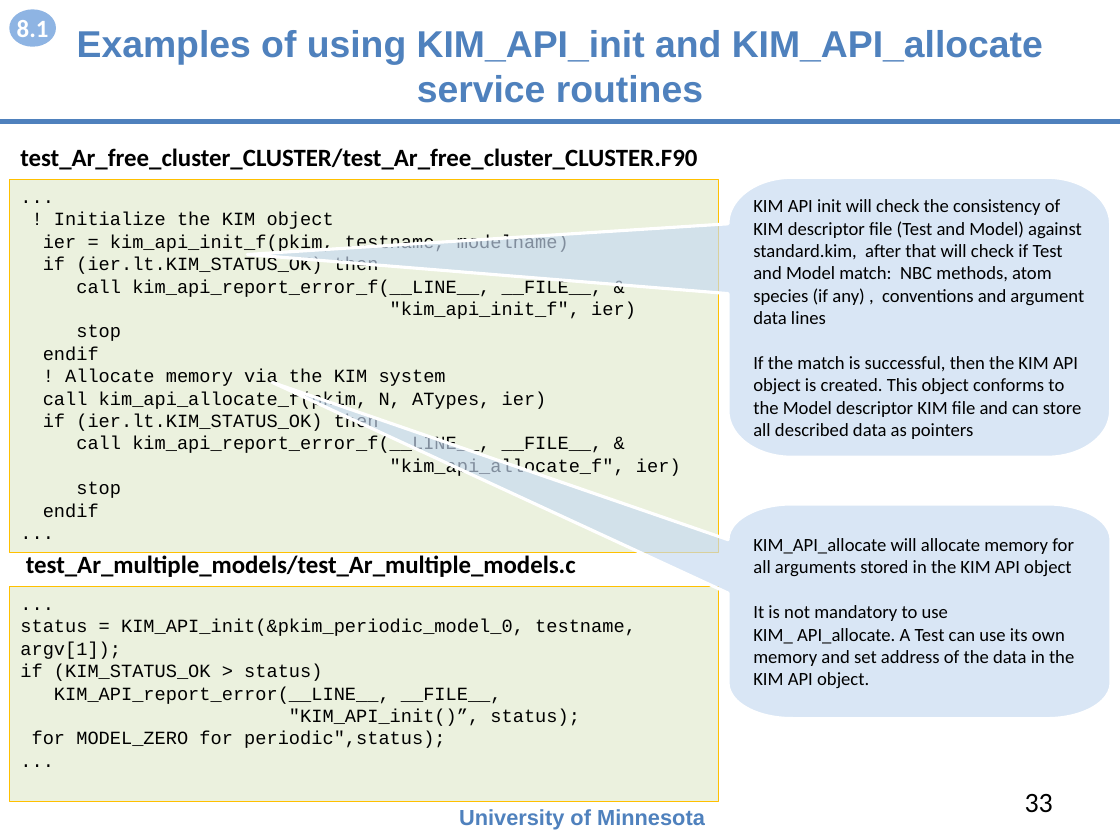
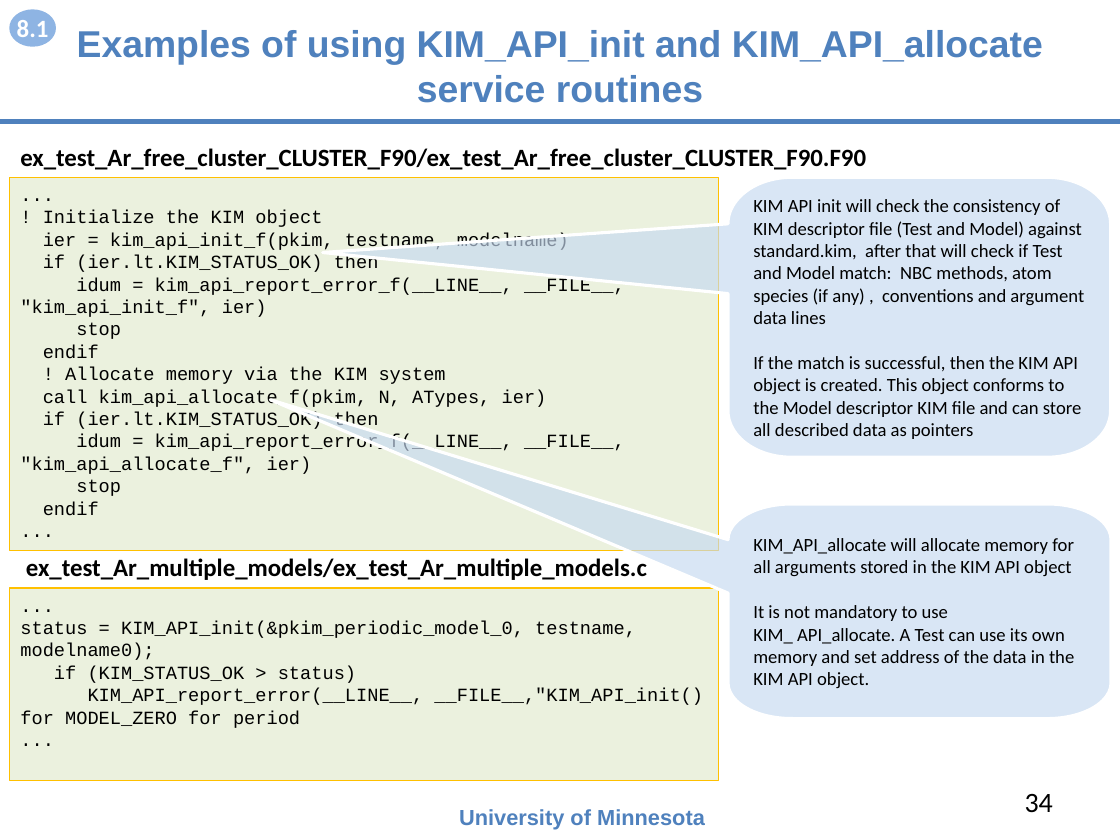
Before and after one commit to openkim/kim-api, a slide deck: slide 34 of DOCs/openkim-api-introduction.pptx (slide 33 before the commit). Drawn at 1120x840 pixels with LibreOffice and Linux fonts; fonts in the diff are those of the drawing. Boxes give left, top, right and bottom in pixels: in the first picture for what was removed or moved away, otherwise in the second. Text is boxed around its words. In the diff, an @@ line names an element or a change of style, - is before the commit and + after.

```diff
--- a/DOCs/openkim-api-introduction.pptx
+++ b/DOCs/openkim-api-introduction.pptx
@@ text at [20,148,866,170]: text changed @@
-test_Ar_free_cluster_CLUSTER/test_Ar_free_cluster_CLUSTER.F90
+ex_test_Ar_free_cluster_CLUSTER_F90/ex_test_Ar_free_cluster_CLUSTER_F90.F90
@@ text in rectangle at [20,278,625,317]: text changed @@
-call kim_api_report_error_f(__LINE__, __FILE__, &
-"kim_api_init_f", ier)
+idum = kim_api_report_error_f(__LINE__, __FILE__, "kim_api_init_f", ier)
@@ text in rectangle at [20,434,625,474]: text changed @@
-call kim_api_report_error_f(__LINE__, __FILE__, &
-"kim_api_allocate_f", ier)
+idum = kim_api_report_error_f(__LINE__, __FILE__, "kim_api_allocate_f", ier)
@@ text at [26,558,647,580]: text changed @@
-test_Ar_multiple_models/test_Ar_multiple_models.c
+ex_test_Ar_multiple_models/ex_test_Ar_multiple_models.c
@@ rectangle "...": place and size @@
-rectangle "..." at [9,587,718,802]
+rectangle "..." at [9,588,718,781]
@@ text in rectangle at [20,621,636,660]: text changed @@
-status = KIM_API_init(&pkim_periodic_model_0, testname, argv[1]);
+status = KIM_API_init(&pkim_periodic_model_0, testname, modelname0);
@@ text in rectangle at [20,688,703,728]: text changed @@
-KIM_API_report_error(__LINE__, __FILE__,
-"KIM_API_init()”, status);
-for MODEL_ZERO for periodic",status);
+KIM_API_report_error(__LINE__, __FILE__,"KIM_API_init() for MODEL_ZERO for period
@@ page number at [1025,794,1053,813]: text changed @@
-33
+34
```
Also in this commit, not shown: 20 other slides changed, 2 slides added, 2 slides removed, 1 other file.
